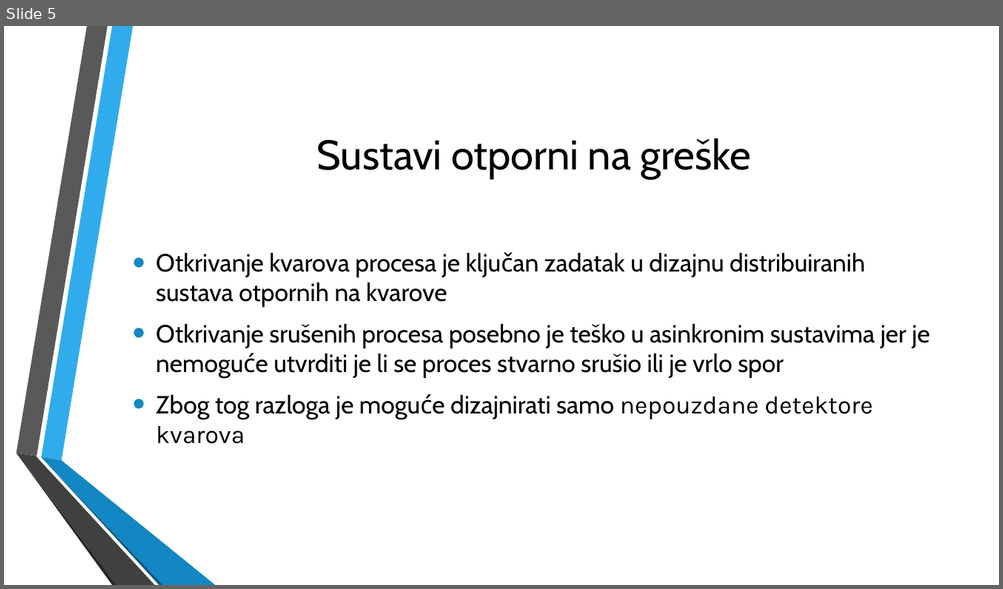
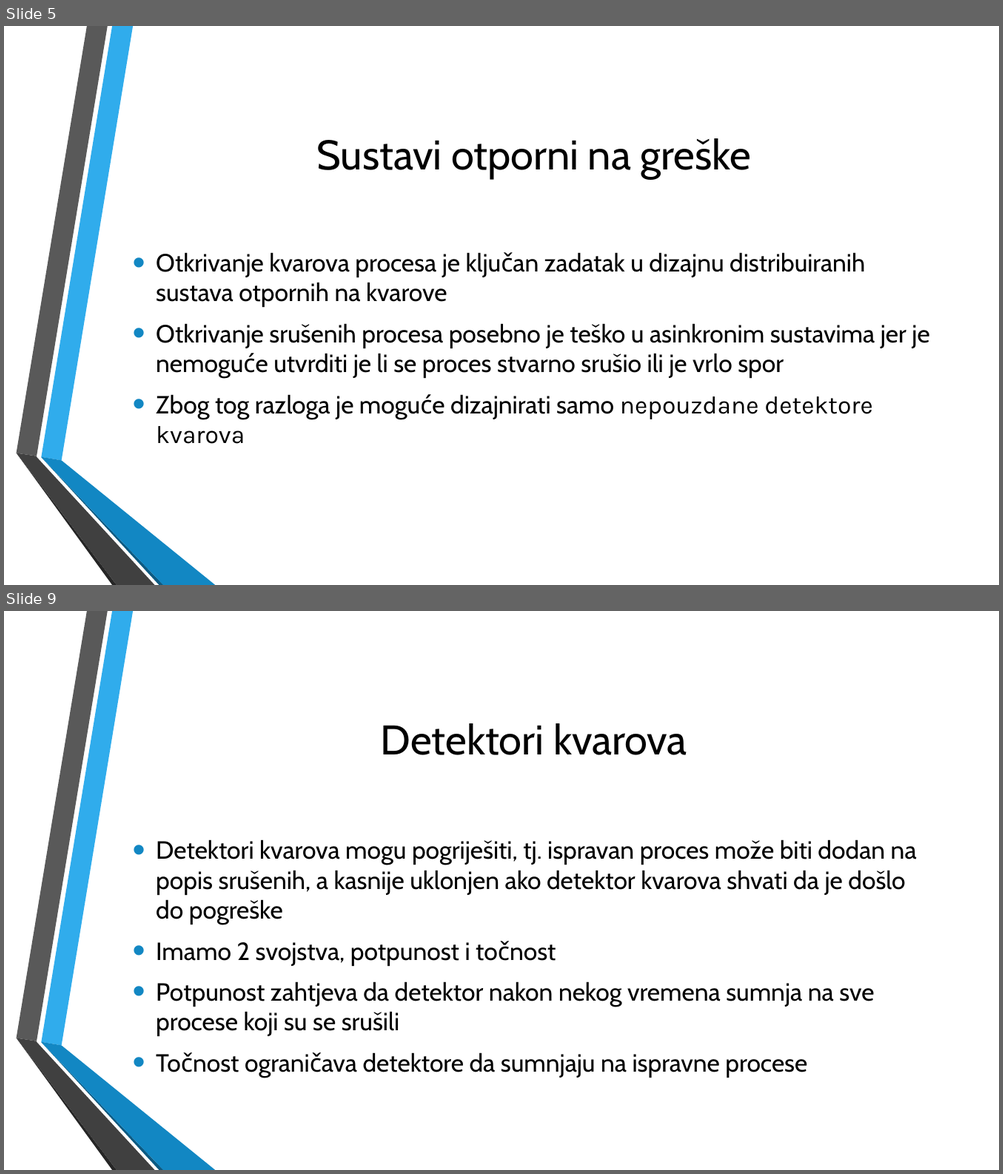
Before and after one commit to VidJoha/Distribuirani, a slide deck: Distribuirani procesi(1).pptx. Shown one above the other, each under a label of ours: slide 5 before the commit, slides 5 and 9 after it; the slides between them are not shown. The pictures are 1003x589 and 1003x1174 pixels, drawn with LibreOffice and Linux fonts; fonts in the diff are those of the drawing; background and template pictures are left out. Boxes give left, top, right and bottom in pixels: in the first picture for what was removed or moved away, otherwise in the second. Text is boxed around its words. In the diff, an @@ line names an element or a change of style, - is before the commit and + after.

Commit message:
Prezentacija sa obrađenim svojstvima potpunosti i točnosti

```diff
--- a/Distribuirani procesi(1).pptx
+++ b/Distribuirani procesi(1).pptx
@@ slide 9 added at [4,611,999,1170], background picture (left out); not listed: 6 template elements that a slide beside it also shows @@
@@ title added at [381,723,687,755], 40 pt, text #000000 @@
+Detektori kvarova
@@ text added at [156,840,916,1078], 24 pt, text #000000 @@
+• Detektori kvarova mogu pogriješiti, tj. ispravan proces može biti dodan na popis srušenih, a kasnije uklonjen ako detektor kvarova shvati da je došlo do pogreške
+• Imamo 2 svojstva, potpunost i točnost
+• Potpunost zahtjeva da detektor nakon nekog vremena sumnja na sve procese koji su se srušili
+• Točnost ograničava detektore da sumnjaju na ispravne procese
```
Also in this commit, not shown: 1 slide changed, 5 other slides added.
